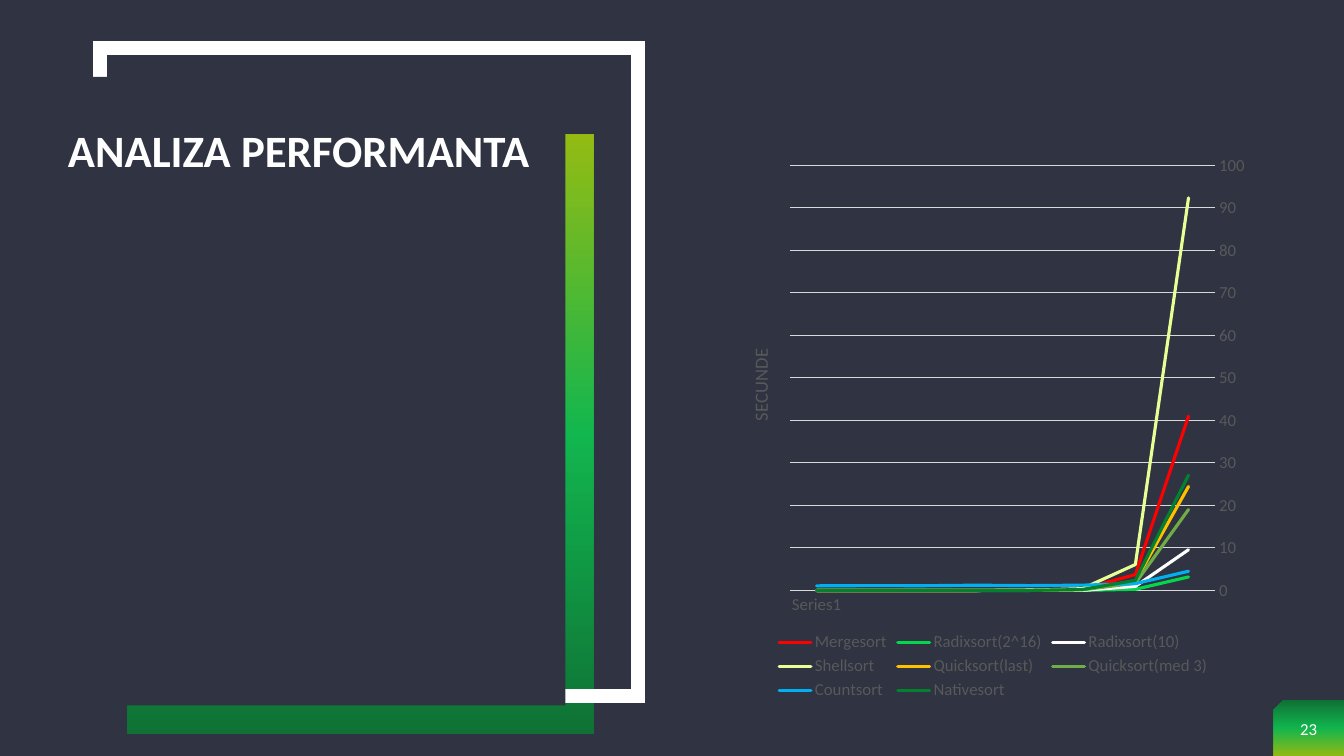
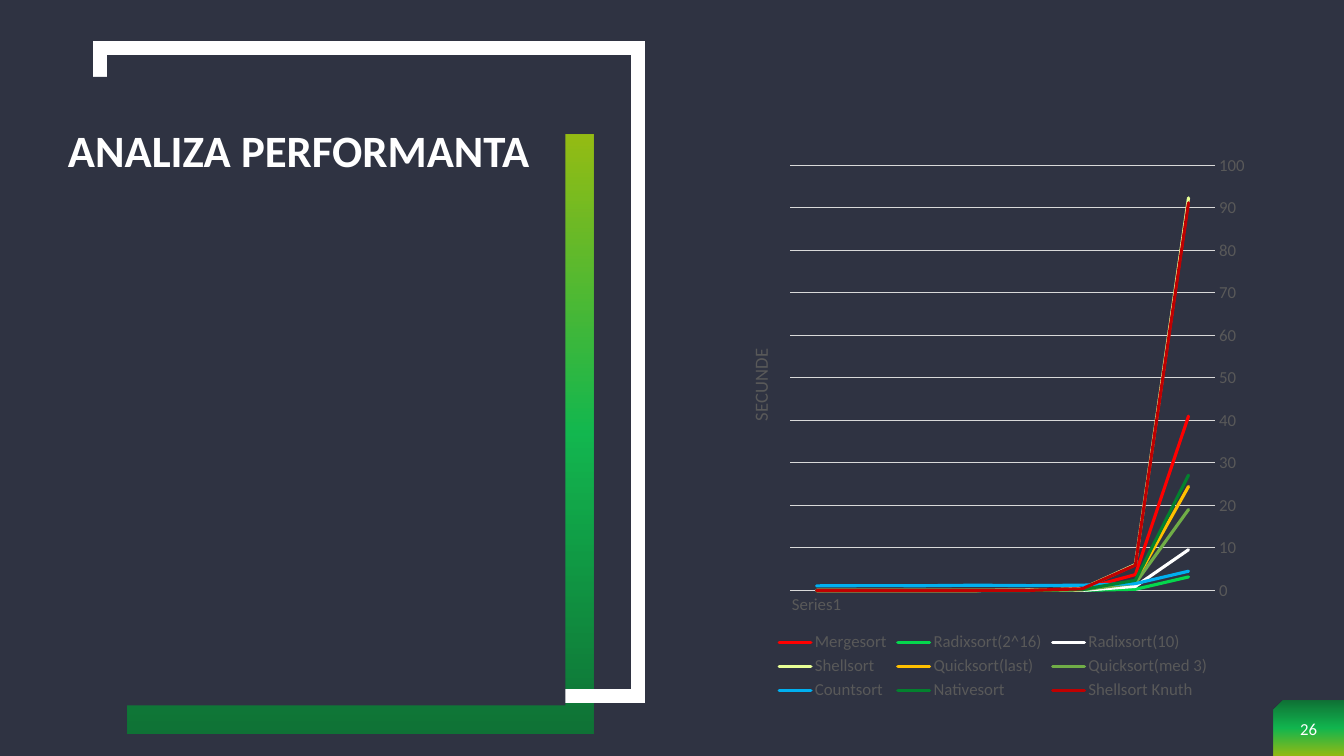
Before and after one commit to bogdanputinelu/Tema-SD, a slide deck: slide 26 of Prezentare Sortari.pptx (slide 23 before the commit). Drawn at 1344x756 pixels with LibreOffice and Linux fonts; fonts in the diff are those of the drawing; grey boxes stand for pictures. Boxes give left, top, right and bottom in pixels: in the first picture for what was removed or moved away, otherwise in the second. Text is boxed around its words. In the diff, an @@ line names an element or a change of style, - is before the commit and + after.

```diff
--- a/Prezentare Sortari.pptx
+++ b/Prezentare Sortari.pptx
@@ line chart at [706, 51, 1281, 704] @@
+Shellsort Knuth: 0, 0, 0, 0, 0, 0, 6, 91
@@ page number at [1300, 723, 1317, 735]: text changed @@
-23
+26
```
Also in this commit, not shown: 6 other slides changed, 3 slides added, 2 other files.
